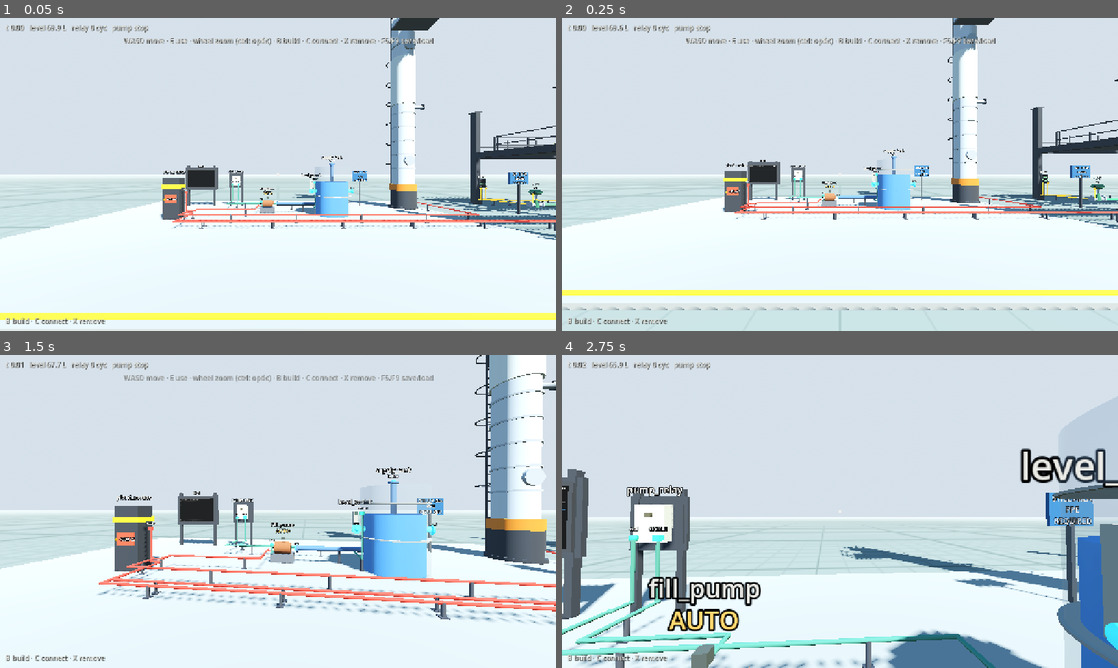
Above: before the commit, frames 1-4 (two rows, left to right).
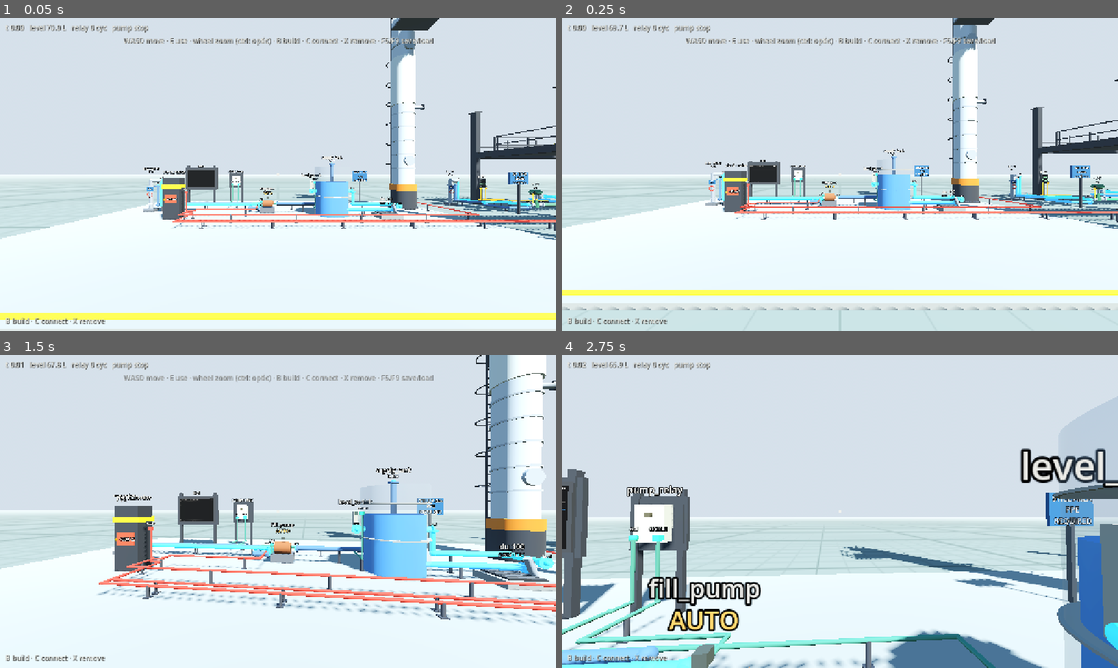
Above: after the commit, the same moments.

Repository: whharris917/flowstate
Game: Godot game, scene res://world/sandbox.tscn
Same seed, same stepped clock (60 frames per second), same inputs: the game is played once before the commit and once after it. Sound files missing from this copy of the repository are replaced by a short silence.
Inputs (mouse positions are in pixels of both pictures, inside the frame that each line leads up to):
- Up to frame 1 (0.05 s): no input
- Up to frame 2 (0.25 s): no input
- Up to frame 3 (1.5 s): move the mouse to (305, 511) at 0.52 s; hold Tab (catalog_page) 0.53-1.28 s; hold W (move_forward) from 0.53 s (still down); click (305, 511) at 0.67 s; tap E (interact) at 0.8, 1.35 s; move the mouse to (250, 511) at 1.27 s
- Up to frame 4 (2.75 s): keep holding W (move_forward); click (812, 511) at 1.55 s; move the mouse to (851, 505) at 2.02 s; press the mouse at (851, 505) at 2.03 s; tap Tab (catalog_page) at 2.3 s

The runs differ from the first frame. In frame 1, 1.2% of the frame differs, in the area x 8-100%, y 2-65%; in frame 2, 1.2%; in frame 3, 2.3%, in the area x 10-100%, y 2-76%; in frame 4, 1.2%.

Commit message:
Source and drain system: honest flow paths end to end
New kernel components in both kernels: Source (battery-limit utility
connection — unlimited availability, but everything drawn through it
is metered) and Drain (gravity drain that pulls up to its rate while
the vessel holds liquid, E toggles open/closed, totalizes). Tanks
gain an out_flow input so downstream equipment genuinely deducts.
Pumps gain suction and draw ports: they move only fluid they pull —
running against an empty vessel delivers nothing and accrues
dry_run_s seal wear. Control valves gain supply/draw the same way;
an empty header flows nothing at any command. Mass is conserved:
source total equals inventory gain plus drain total (tested), and
tank-to-tank transfer conserves exactly.

Both are placeable (EQUIPMENT page; catalogs rebalanced into five
build pages with a new INSTRUMENTS page). The commissioned starter
loop now pulls raw water from a B.L. station and drains through
du_100; the showcase gets bl_101/du_101 on the PID loop and
bl_201/du_201 on the batch unit, replacing every magic drain_lps
(the parameter survives for legacy graphs). Views: supply riser with
handwheel and live totalizer; curbed sump with grate that reddens
when closed. 73 Python tests pass; all four headless checks green
in both worlds with near-identical loop dynamics.

Co-Authored-By: Claude Fable 5 <noreply@anthropic.com>
Claude-Session: https://claude.ai/code/session_01LEpShB69R5sqJSsHUaRUU2

Diff:
--- a/game/components/asset_preview.gd
+++ b/game/components/asset_preview.gd
@@ -47,6 +47,14 @@
 				(node as ControlValveView).setup(record as SimControlValve)
 			"controller":
 				(node as PIDView).setup(record as SimPID)
+			"mains":
+				(node as MainsView).setup(record as SimMainsFeed)
+			"psu":
+				(node as PsuView).setup(record as SimPowerSupply)
+			"source":
+				(node as SourceView).setup(record as SimSource)
+			"drain":
+				(node as DrainView).setup(record as SimDrain)
 		node.set_meta("scratch_sim", scratch)
 	if node == null:
 		return null
--- /dev/null
+++ b/game/components/drain_view.gd
@@ -0,0 +1,43 @@
+class_name DrainView
+extends Node3D
+## Renders a SimDrain: a curbed floor sump with a grate, a standpipe
+## from the vessel side, and a live totalizer. E opens/closes it.
+
+var drain: SimDrain
+var _total: Label3D
+var _grate_mat: StandardMaterial3D
+
+
+func setup(drain_: SimDrain) -> void:
+	drain = drain_
+	var curb := ViewUtil.flat(Color(0.50, 0.50, 0.49))
+	ViewUtil.box(self, Vector3(0.9, 0.16, 0.9), Vector3(0, 0.08, 0), curb)
+	ViewUtil.box(self, Vector3(0.7, 0.04, 0.7), Vector3(0, 0.17, 0),
+		ViewUtil.flat(Color(0.12, 0.13, 0.14)))
+	_grate_mat = ViewUtil.flat(Color(0.30, 0.31, 0.33))
+	for i in range(5):
+		ViewUtil.box(self, Vector3(0.66, 0.03, 0.05),
+			Vector3(0, 0.19, -0.26 + i * 0.13), _grate_mat)
+	var stand := ViewUtil.cylinder(self, 0.07, 0.5, Vector3(0.38, 0.32, 0),
+		ViewUtil.flat(Color(0.55, 0.57, 0.60)))
+	stand.rotation_degrees = Vector3(0, 0, 20)
+	_total = ViewUtil.label(self, "", Vector3(0, 0.62, 0))
+	_total.font_size = 26
+	ViewUtil.label(self, drain.comp_name, Vector3(0, 0.80, 0))
+	ViewUtil.interact_body(self, Vector3(0.95, 0.5, 0.95), Vector3(0, 0.25, 0))
+
+
+func _process(_delta: float) -> void:
+	_total.text = "%s · Σ %.0f L" % ["OPEN" if drain.is_open else "CLOSED", drain.total_l]
+	_grate_mat.albedo_color = Color(0.30, 0.31, 0.33) if drain.is_open \
+		else Color(0.55, 0.25, 0.20)
+
+
+func describe() -> String:
+	return "%s — drain, %.1f L/s max (E opens/closes)\n%s · drawing %.2f L/s · total %.1f L" % [
+		drain.comp_name, drain.rate_lps, "OPEN" if drain.is_open else "CLOSED",
+		drain.draw.value, drain.total_l]
+
+
+func use() -> void:
+	drain.is_open = not drain.is_open
--- a/game/components/plant_factory.gd
+++ b/game/components/plant_factory.gd
@@ -8,16 +8,21 @@
 	{"type": "tank", "label": "Tank 100 L"},
 	{"type": "pump", "label": "Pump 4 L/s"},
 	{"type": "relay", "label": "Relay cabinet"},
+	{"type": "column", "label": "Distillation column"},
+	{"type": "source", "label": "Supply (battery limit)"},
+	{"type": "drain", "label": "Drain / sewer"},
+]
+
+const CATALOG_INSTRUMENTS: Array[Dictionary] = [
 	{"type": "gauge_level", "label": "Level gauge"},
 	{"type": "gauge_flow", "label": "Flow gauge"},
 	{"type": "gauge_dp", "label": "DP gauge"},
 	{"type": "gauge_press", "label": "Pressure gauge"},
-	{"type": "column", "label": "Distillation column"},
+	{"type": "controller", "label": "PID controller"},
 ]
 
 const CATALOG_CONTROL: Array[Dictionary] = [
 	{"type": "valve", "label": "Control valve"},
-	{"type": "controller", "label": "PID controller"},
 	{"type": "cabinet", "label": "Control cabinet"},
 	{"type": "mains", "label": "Mains feeder 480VAC"},
 	{"type": "psu", "label": "Power supply 24VDC"},
@@ -40,6 +45,8 @@
 	"cabinet": Vector3(1.4, 2.1, 0.75),
 	"mains": Vector3(0.85, 1.85, 0.65),
 	"psu": Vector3(0.65, 1.6, 0.45),
+	"source": Vector3(0.75, 1.9, 0.75),
+	"drain": Vector3(0.95, 0.5, 0.95),
 }
 const Y_OFFSETS := {
 	"tank": 0.0, "pump": 0.0, "relay": 1.5,
@@ -47,13 +54,14 @@
 	"gauge_press": 0.0, "column": 0.0,
 	"float_switch": 0.0, "air_cascade": 0.0,
 	"valve": 0.0, "controller": 0.0, "cabinet": 0.0,
-	"mains": 0.0, "psu": 0.0,
+	"mains": 0.0, "psu": 0.0, "source": 0.0, "drain": 0.0,
 }
 
 # Where each port's marker sits in the view's local space.
 const PORT_ANCHORS := {
 	"tank": {"in_flow": Vector3(0, 2.35, 0), "level": Vector3(0.95, 1.1, 0)},
 	"pump": {"run": Vector3(-0.3, 0.55, 0.25), "power": Vector3(-0.3, 0.25, -0.25),
+		"suction": Vector3(-0.42, 0.42, 0), "draw": Vector3(-0.42, 0.2, 0),
 		"flow": Vector3(0.42, 0.42, 0)},
 	"relay": {"coil": Vector3(-0.18, -0.22, 0.14), "contact": Vector3(0.18, -0.22, 0.14)},
 	"float_switch": {"level": Vector3(0, -0.22, 0.12), "contact": Vector3(0.14, 0.2, 0.1)},
@@ -62,7 +70,10 @@
 	"gauge_dp": {"process_a": Vector3(-0.12, 0.25, 0.1), "process_b": Vector3(0.12, 0.25, 0.1),
 		"signal": Vector3(0.2, 1.32, 0)},
 	"gauge_press": {"process": Vector3(0, 0.25, 0.1), "signal": Vector3(0.2, 1.32, 0)},
-	"valve": {"cmd": Vector3(-0.28, 0.85, 0.12), "flow": Vector3(0.36, 0.32, 0)},
+	"valve": {"cmd": Vector3(-0.28, 0.85, 0.12), "supply": Vector3(-0.38, 0.32, 0),
+		"draw": Vector3(-0.38, 0.15, 0), "flow": Vector3(0.36, 0.32, 0)},
+	"source": {"level": Vector3(0.5, 1.55, 0), "draw": Vector3(0.32, 1.3, 0)},
+	"drain": {"level": Vector3(0.45, 0.5, 0.2), "draw": Vector3(0.45, 0.3, -0.2)},
 	"controller": {"pv": Vector3(-0.16, 1.05, 0.12), "out": Vector3(0.16, 1.05, 0.12)},
 	"mains": {"power": Vector3(0.5, 1.1, 0)},
 	"psu": {"ac_in": Vector3(-0.32, 1.2, 0.1), "dc_out": Vector3(0.32, 1.2, 0.1)},
@@ -142,6 +153,10 @@
 			return sim.add(SimMainsFeed.new(name_, params.get("spec", "480VAC")))
 		"psu":
 			return sim.add(SimPowerSupply.new(name_))
+		"source":
+			return sim.add(SimSource.new(name_))
+		"drain":
+			return sim.add(SimDrain.new(name_, params.get("rate_lps", 1.0)))
 	push_error("unknown equipment type '%s'" % type_id)
 	return null
 
@@ -170,6 +185,10 @@
 			view = MainsView.new()
 		"psu":
 			view = PsuView.new()
+		"source":
+			view = SourceView.new()
+		"drain":
+			view = DrainView.new()
 		"air_cascade":
 			view = AsepticSuite.new()
 	if view == null:
--- /dev/null
+++ b/game/components/source_view.gd
@@ -0,0 +1,52 @@
+class_name SourceView
+extends Node3D
+## Renders a SimSource: a battery-limit supply station — riser with
+## flanges, isolation handwheel, BL plate, and a live totalizer of
+## everything drawn through it.
+
+var source: SimSource
+var _total: Label3D
+
+
+func setup(source_: SimSource) -> void:
+	source = source_
+	var steel := ViewUtil.flat(Color(0.55, 0.57, 0.60))
+	ViewUtil.box(self, Vector3(0.5, 0.12, 0.5), Vector3(0, 0.06, 0),
+		ViewUtil.flat(Color(0.34, 0.35, 0.37)))
+	ViewUtil.cylinder(self, 0.09, 1.5, Vector3(0, 0.85, 0), steel)
+	for flange_y: float in [0.35, 1.25]:
+		ViewUtil.cylinder(self, 0.15, 0.05, Vector3(0, flange_y, 0), steel)
+	var spout := ViewUtil.cylinder(self, 0.09, 0.5, Vector3(0.25, 1.55, 0), steel)
+	spout.rotation_degrees = Vector3(0, 0, 90)
+	# Isolation handwheel.
+	var wheel := MeshInstance3D.new()
+	var torus := TorusMesh.new()
+	torus.inner_radius = 0.10
+	torus.outer_radius = 0.14
+	wheel.mesh = torus
+	wheel.material_override = ViewUtil.flat(Color(0.75, 0.20, 0.15))
+	wheel.position = Vector3(0, 0.85, 0.14)
+	wheel.rotation_degrees = Vector3(90, 0, 0)
+	add_child(wheel)
+	ViewUtil.box(self, Vector3(0.36, 0.22, 0.04), Vector3(0, 1.15, 0.12),
+		ViewUtil.flat(Color(0.10, 0.32, 0.52)))
+	var plate := ViewUtil.label(self, "B.L.", Vector3(0, 1.15, 0.15))
+	plate.billboard = BaseMaterial3D.BILLBOARD_DISABLED
+	plate.font_size = 30
+	_total = ViewUtil.label(self, "", Vector3(0, 1.95, 0))
+	_total.font_size = 28
+	ViewUtil.label(self, source.comp_name, Vector3(0, 2.14, 0))
+	ViewUtil.interact_body(self, Vector3(0.7, 1.8, 0.7), Vector3(0, 0.9, 0))
+
+
+func _process(_delta: float) -> void:
+	_total.text = "Σ %.0f L" % source.total_l
+
+
+func describe() -> String:
+	return "%s — battery-limit supply\nunlimited · drawing %.2f L/s · total %.1f L" % [
+		source.comp_name, source.draw.value, source.total_l]
+
+
+func use() -> void:
+	pass
--- a/game/player/build_controller.gd
+++ b/game/player/build_controller.gd
@@ -76,8 +76,9 @@
 	icons = AssetIcons.new()
 	add_child(icons)
 	var all_types: Array = []
-	for entry: Dictionary in PlantFactory.CATALOG + StructureFactory.CATALOG \
-			+ StructureFactory.CATALOG_ROUTING + PlantFactory.CATALOG_CONTROL:
+	for entry: Dictionary in PlantFactory.CATALOG + PlantFactory.CATALOG_INSTRUMENTS \
+			+ StructureFactory.CATALOG + StructureFactory.CATALOG_ROUTING \
+			+ PlantFactory.CATALOG_CONTROL:
 		all_types.append(entry["type"])
 	icons.generate(all_types)  # fire and forget; cards fill in as renders land
 	menu = BuildMenu.new()
@@ -96,7 +97,7 @@
 	elif event.is_action_pressed("ui_cancel"):
 		_set_mode(Mode.NORMAL)
 	elif event.is_action_pressed("catalog_page") and mode == Mode.PLACE:
-		page = (page + 1) % 4
+		page = (page + 1) % 5
 		catalog_index = 0
 		_beam_anchor = Vector3.INF
 		_run_points.clear()
@@ -170,8 +171,9 @@
 			menu.visible = false
 			hud.set_mode_text("B build · C connect · X remove")
 		Mode.PLACE:
-			var page_names: Array[String] = ["EQUIPMENT", "STRUCTURE", "ROUTING & SIGNS", "CONTROL"]
-			menu.show_page("%s — Tab for %s" % [page_names[page], page_names[(page + 1) % 4]],
+			var page_names: Array[String] = ["EQUIPMENT", "INSTRUMENTS", "STRUCTURE",
+				"ROUTING & SIGNS", "CONTROL"]
+			menu.show_page("%s — Tab for %s" % [page_names[page], page_names[(page + 1) % 5]],
 				_catalog(), icons, catalog_index)
 			if _is_stretch():
 				var spec: Dictionary = StructureFactory.STRETCH[_current_type()]
@@ -505,14 +507,15 @@
 func _catalog() -> Array[Dictionary]:
 	match page:
 		0: return PlantFactory.CATALOG
-		1: return StructureFactory.CATALOG
-		2: return StructureFactory.CATALOG_ROUTING
+		1: return PlantFactory.CATALOG_INSTRUMENTS
+		2: return StructureFactory.CATALOG
+		3: return StructureFactory.CATALOG_ROUTING
 	return PlantFactory.CATALOG_CONTROL
 
 
-## Pages 0 and 3 place sim equipment; 1 and 2 place structure.
+## Pages 0, 1, and 4 place sim equipment; 2 and 3 place structure.
 func _is_equipment_page() -> bool:
-	return page == 0 or page == 3
+	return page in [0, 1, 4]
 
 
 func _current_type() -> String:
--- a/game/sim/sim_control_valve.gd
+++ b/game/sim/sim_control_valve.gd
@@ -1,16 +1,19 @@
 class_name SimControlValve
 extends SimComponent
 ## Air-actuated control valve: 0-100 % analog command through a
-## first-order positioner into flow (position/100 * cv_lps). Draws
-## from an unlimited supply main for now, like the pump. Mirrors
-## sim/components.py ControlValve.
+## first-order positioner into flow (position/100 * cv_lps). It passes
+## only what its supply offers: wire an upstream level in and draw
+## back — an empty header flows nothing no matter the command.
+## Mirrors sim/components.py ControlValve.
 
 var cv_lps: float
 var tau_s: float
 var position: float = 0.0   # percent, follows the command with a lag
 
 var cmd: SimInputPort
+var supply: SimInputPort
 var flow: SimOutputPort
+var draw: SimOutputPort
 
 
 func _init(name_: String, cv_lps_ := 6.0, tau_s_ := 1.0) -> void:
@@ -20,14 +23,18 @@
 	cv_lps = cv_lps_
 	tau_s = tau_s_
 	cmd = add_input("cmd", SimTypes.PortKind.SIGNAL_ANALOG)
+	supply = add_input("supply", SimTypes.PortKind.PROCESS_LEVEL)
 	flow = add_output("flow", SimTypes.PortKind.PROCESS_FLOW)
+	draw = add_output("draw", SimTypes.PortKind.PROCESS_FLOW)
 	add_observable("position", &"position")
 
 
 func tick(dt: float) -> void:
 	var target := clampf(cmd.value, 0.0, 100.0)
 	position += (target - position) * dt / tau_s
-	flow.value = position / 100.0 * cv_lps
+	var delivered := position / 100.0 * cv_lps if supply.value > 0.05 else 0.0
+	flow.value = delivered
+	draw.value = delivered
 
 
 func state_dict() -> Dictionary:
@@ -36,4 +43,3 @@
 
 func apply_state(state: Dictionary) -> void:
 	position = state.get("position", position)
-	flow.value = position / 100.0 * cv_lps
--- /dev/null
+++ b/game/sim/sim_drain.gd
@@ -0,0 +1,39 @@
+class_name SimDrain
+extends SimComponent
+## Gravity drain to sewer or recovery: pulls up to rate_lps whenever
+## the connected vessel holds liquid and the drain is open, metering
+## everything it swallows. Wire vessel level in and draw back to the
+## vessel's out_flow. Mirrors sim/components.py Drain.
+
+var rate_lps: float
+var is_open: bool = true
+var total_l: float = 0.0
+
+var level: SimInputPort
+var draw: SimOutputPort
+
+
+func _init(name_: String, rate_lps_ := 1.0) -> void:
+	super(name_)
+	assert(rate_lps_ > 0.0, "rate_lps must be positive")
+	rate_lps = rate_lps_
+	level = add_input("level", SimTypes.PortKind.PROCESS_LEVEL)
+	draw = add_output("draw", SimTypes.PortKind.PROCESS_FLOW)
+	add_observable("total_l", &"total_l")
+
+
+func tick(dt: float) -> void:
+	var rate := rate_lps if (is_open and level.value > 0.0) else 0.0
+	if dt > 0.0:
+		rate = minf(rate, level.value / dt)
+	draw.value = rate
+	total_l += rate * dt
+
+
+func state_dict() -> Dictionary:
+	return {"is_open": is_open, "total_l": total_l}
+
+
+func apply_state(state: Dictionary) -> void:
+	is_open = state.get("is_open", is_open)
+	total_l = state.get("total_l", total_l)
--- a/game/sim/sim_pump.gd
+++ b/game/sim/sim_pump.gd
@@ -11,10 +11,13 @@
 var mode: String = "auto"
 var running: bool = false
 var starts: int = 0
+var dry_run_s: float = 0.0
 
 var run: SimInputPort
 var power: SimInputPort
+var suction: SimInputPort
 var flow: SimOutputPort
+var draw: SimOutputPort
 
 
 func _init(name_: String, rated_lps_: float, mode_: String = "auto") -> void:
@@ -24,8 +27,11 @@
 	set_mode(mode_)
 	run = add_input("run", SimTypes.PortKind.SIGNAL_DISCRETE)
 	power = add_input("power", SimTypes.PortKind.POWER, "480VAC")
+	suction = add_input("suction", SimTypes.PortKind.PROCESS_LEVEL)
 	flow = add_output("flow", SimTypes.PortKind.PROCESS_FLOW)
+	draw = add_output("draw", SimTypes.PortKind.PROCESS_FLOW)
 	add_observable("starts", &"starts")
+	add_observable("dry_run_s", &"dry_run_s")
 
 
 func set_mode(mode_: String) -> void:
@@ -39,7 +45,7 @@
 	set_mode(MODES[(MODES.find(mode) + 1) % MODES.size()])
 
 
-func tick(_dt: float) -> void:
+func tick(dt: float) -> void:
 	var should_run: bool
 	if mode == "hand":
 		should_run = true
@@ -52,15 +58,22 @@
 	if should_run and not running:
 		starts += 1
 	running = should_run
-	flow.value = rated_lps if running else 0.0
+	# The motor can spin against an empty suction, but nothing moves
+	# and the seal wears.
+	var wet := suction.value > 0.05
+	if running and not wet:
+		dry_run_s += dt
+	var delivered := rated_lps if (running and wet) else 0.0
+	flow.value = delivered
+	draw.value = delivered
 
 
 func state_dict() -> Dictionary:
-	return {"mode": mode, "running": running, "starts": starts}
+	return {"mode": mode, "running": running, "starts": starts, "dry_run_s": dry_run_s}
 
 
 func apply_state(state: Dictionary) -> void:
 	mode = state.get("mode", mode)
 	running = state.get("running", running)
 	starts = int(state.get("starts", starts))
-	flow.value = rated_lps if running else 0.0
+	dry_run_s = state.get("dry_run_s", dry_run_s)
--- /dev/null
+++ b/game/sim/sim_source.gd
@@ -0,0 +1,34 @@
+class_name SimSource
+extends SimComponent
+## Battery-limit utility connection: the honest root of every flow
+## path, the way the mains feeder is for power. Availability is
+## unlimited — the wider utility system is off-plot — but everything
+## drawn through it is metered. Mirrors sim/components.py Source.
+
+const AVAILABLE_L := 1.0e9
+
+var total_l: float = 0.0
+
+var draw: SimInputPort
+var level: SimOutputPort
+
+
+func _init(name_: String) -> void:
+	super(name_)
+	draw = add_input("draw", SimTypes.PortKind.PROCESS_FLOW)
+	level = add_output("level", SimTypes.PortKind.PROCESS_LEVEL)
+	level.value = AVAILABLE_L
+	add_observable("total_l", &"total_l")
+
+
+func tick(dt: float) -> void:
+	total_l += draw.value * dt
+	level.value = AVAILABLE_L
+
+
+func state_dict() -> Dictionary:
+	return {"total_l": total_l}
+
+
+func apply_state(state: Dictionary) -> void:
+	total_l = state.get("total_l", total_l)
--- a/game/sim/sim_tank.gd
+++ b/game/sim/sim_tank.gd
@@ -11,6 +11,7 @@
 var ran_dry_ticks: int = 0
 
 var in_flow: SimInputPort
+var out_flow: SimInputPort
 var level: SimOutputPort
 
 
@@ -22,6 +23,7 @@
 	level_l = level_l_
 	drain_lps = drain_lps_
 	in_flow = add_input("in_flow", SimTypes.PortKind.PROCESS_FLOW)
+	out_flow = add_input("out_flow", SimTypes.PortKind.PROCESS_FLOW)
 	level = add_output("level", SimTypes.PortKind.PROCESS_LEVEL)
 	level.value = level_l
 	add_observable("overflowed_l", &"overflowed_l")
@@ -30,10 +32,12 @@
 
 func tick(dt: float) -> void:
 	var inflow := in_flow.value
-	# Can't drain more than the tank holds this tick.
+	# Demand: equipment drawing out (pumps, drains) plus the legacy
+	# constant-drain parameter. Can't remove more than it holds.
+	var demand := drain_lps + out_flow.value
 	var available := level_l + inflow * dt
-	var drained := minf(drain_lps * dt, available)
-	if drained < drain_lps * dt:
+	var drained := minf(demand * dt, available)
+	if drained < demand * dt - 1e-9:
 		ran_dry_ticks += 1
 	var new_level := level_l + inflow * dt - drained
 	if new_level > capacity_l:
--- a/game/world/plant.gd
+++ b/game/world/plant.gd
@@ -72,6 +72,12 @@
 	var pump2 := place_new("pump", _world(Vector3(6.0, 0.0, -1.0)), 0.0)
 	if pump2 == null or not remove_equipment(pump2.comp_name):
 		problems.append("place/remove pump failed")
+	var src_t := place_new("source", _world(Vector3(7.5, 0.0, 0.5)), 0.0)
+	var drn_t := place_new("drain", _world(Vector3(8.6, 0.0, 0.5)), 0.0)
+	if src_t == null or drn_t == null:
+		problems.append("place source/drain failed")
+	elif not remove_equipment(drn_t.comp_name) or not remove_equipment(src_t.comp_name):
+		problems.append("source/drain removal failed")
 	# Column: full duty from hot standby should settle the overhead near
 	# 40 kPa within a couple of minutes, read honestly by a press gauge.
 	var col := place_new("column", _world(Vector3(10.0, 0.0, 2.0)), 0.0) as SimColumn
@@ -292,6 +298,10 @@
 			(view as MainsView).setup(record as SimMainsFeed)
 		"psu":
 			(view as PsuView).setup(record as SimPowerSupply)
+		"source":
+			(view as SourceView).setup(record as SimSource)
+		"drain":
+			(view as DrainView).setup(record as SimDrain)
 		"air_cascade":
 			(view as AsepticSuite).setup(record as SimAirCascade)
 	PlantFactory.attach_port_markers(view, record, type_id)
@@ -863,7 +873,7 @@
 	switch = place("float_switch", "level_switch", {"low_l": 40.0, "high_l": 80.0},
 		_world(Vector3(1.55, 1.32, -2.0)), 0.0, true) as SimFloatSwitch
 	tank = place("tank", "supply_tank",
-		{"capacity_l": 100.0, "level_l": 70.0, "drain_lps": 1.5},
+		{"capacity_l": 100.0, "level_l": 70.0},
 		_world(Vector3(2.5, 0, -2.0)), 0.0, true) as SimTank
 	relay = place("relay", "pump_relay", {},
 		_world(Vector3(-2.5, 1.5, -4.74)) - Vector3(0, PlantFactory.Y_OFFSETS["relay"], 0),
@@ -871,9 +881,19 @@
 	pump = place("pump", "fill_pump", {"rated_lps": 4.0},
 		_world(Vector3(-0.5, 0, -2.6)), 0.0, true) as SimPump
 	place("mains", "plant_mains", {}, _world(Vector3(-4.4, 0, -1.2)), 0.0, true)
+	place("source", "raw_water", {}, _world(Vector3(-6.4, 0, -2.9)), 0.0, true)
+	place("drain", "du_100", {"rate_lps": 1.5}, _world(Vector3(4.7, 0, -1.4)), 0.0, true)
 	# Power first — nothing runs without a cable back to the feeder.
 	connect_equipment("plant_mains", "power", "fill_pump", "power",
 		[Vector3(-3.6, 0.3, -1.6), Vector3(-1.0, 0.3, -2.9)])
+	# The flow path is honest end to end: the pump pulls raw water from
+	# the battery limit, and the tank's consumption is a real drain.
+	connect_equipment("raw_water", "level", "fill_pump", "suction",
+		[Vector3(-5.6, 0.3, -3.1), Vector3(-1.2, 0.3, -3.1)])
+	connect_equipment("fill_pump", "draw", "raw_water", "draw",
+		[Vector3(-1.4, 0.3, -3.3), Vector3(-5.8, 0.3, -3.3)])
+	connect_equipment("supply_tank", "level", "du_100", "level")
+	connect_equipment("du_100", "draw", "supply_tank", "out_flow")
 	# Signal runs drop to the floor and run along it — the support rule
 	# applies to the commissioned loop too.
 	connect_equipment("supply_tank", "level", "level_switch", "level")
@@ -914,12 +934,18 @@
 
 func _self_check() -> void:
 	var check := Simulation.new(SIM_DT)
-	var c_tank := check.add(SimTank.new("t", 100.0, 70.0, 1.5)) as SimTank
+	var c_tank := check.add(SimTank.new("t", 100.0, 70.0)) as SimTank
 	var c_switch := check.add(SimFloatSwitch.new("s", 40.0, 80.0)) as SimFloatSwitch
 	var c_relay := check.add(SimRelay.new("r")) as SimRelay
 	var c_pump := check.add(SimPump.new("p", 4.0)) as SimPump
 	var c_mains := check.add(SimMainsFeed.new("m")) as SimMainsFeed
+	var c_src := check.add(SimSource.new("bl")) as SimSource
+	var c_drn := check.add(SimDrain.new("d", 1.5)) as SimDrain
 	check.connect_ports(c_mains, "power", c_pump, "power")
+	check.connect_ports(c_src, "level", c_pump, "suction")
+	check.connect_ports(c_pump, "draw", c_src, "draw")
+	check.connect_ports(c_tank, "level", c_drn, "level")
+	check.connect_ports(c_drn, "draw", c_tank, "out_flow")
 	check.connect_ports(c_tank, "level", c_switch, "level")
 	check.connect_ports(c_switch, "contact", c_relay, "coil")
 	check.connect_ports(c_relay, "contact", c_pump, "run")
@@ -944,6 +970,9 @@
 	var lt := check.add(SimGauge.new("lt", "level_kpa")) as SimGauge
 	var lic := check.add(SimPID.new("lic", 8.0, 1.5, 0.0, 15.0)) as SimPID
 	var lv := check.add(SimControlValve.new("lv", 6.0)) as SimControlValve
+	var supply := check.add(SimSource.new("bl")) as SimSource
+	check.connect_ports(supply, "level", lv, "supply")
+	check.connect_ports(lv, "draw", supply, "draw")
 	check.connect_ports(tank_, "level", lt, "process")
 	check.connect_ports(lt, "signal", lic, "pv")
 	check.connect_ports(lic, "out", lv, "cmd")
@@ -1155,6 +1184,8 @@
 		return {"kp": pid.kp, "ki": pid.ki, "kd": pid.kd, "sp": pid.sp}
 	if record is SimTerminal:
 		return {"kind": (record as SimTerminal).kind}
+	if record is SimDrain:
+		return {"rate_lps": (record as SimDrain).rate_lps}
 	return {}
 
 
--- a/game/world/showcase.gd
+++ b/game/world/showcase.gd
@@ -54,16 +54,25 @@
 	plant.place_structure("s_railing", "u100_rail_w", Vector3(14.05, 3.33, -3.9), PI / 2.0, 3.8)
 	plant.place_structure("s_stairs", "u100_stairs", Vector3(20.1, 0.0, -3.9), PI / 2.0)
 
-	# The loop: LV-101 fills FT-100 against a constant drain; LT-101
-	# reads the head, LIC-101 drives the valve. Settles at SP 15 kPa.
+	# The loop: LV-101 fills FT-100 from the battery-limit station
+	# against a real drain; LT-101 reads the head, LIC-101 drives the
+	# valve. Settles at SP 15 kPa, with every liter metered.
+	plant.place("source", "bl_101", {}, Vector3(11.0, 0.0, -5.6), 0.0, false)
 	plant.place("valve", "lv_101", {"cv_lps": 6.0}, Vector3(13.8, 0.0, -3.5), 0.0, false)
-	plant.place("tank", "ft_100", {"capacity_l": 200.0, "level_l": 40.0, "drain_lps": 2.5},
+	plant.place("tank", "ft_100", {"capacity_l": 200.0, "level_l": 40.0},
 		Vector3(17.0, 0.0, -3.5), 0.0, false)
+	plant.place("drain", "du_101", {"rate_lps": 2.5}, Vector3(17.0, 0.0, -6.1), 0.0, false)
 	plant.place("gauge_level", "lt_101", {}, Vector3(18.9, 0.0, -2.6), 0.0, false)
 	plant.place("controller", "lic_101", {"kp": 8.0, "ki": 1.5, "sp": 15.0},
 		Vector3(13.2, 0.0, -5.8), 0.0, false)
+	plant.connect_equipment("bl_101", "level", "lv_101", "supply",
+		[plant.to_local(Vector3(12.0, 0.3, -4.4))])
+	plant.connect_equipment("lv_101", "draw", "bl_101", "draw",
+		[plant.to_local(Vector3(12.2, 0.3, -4.6))])
 	plant.connect_equipment("lv_101", "flow", "ft_100", "in_flow",
 		[plant.to_local(Vector3(15.4, 0.3, -3.5))])
+	plant.connect_equipment("ft_100", "level", "du_101", "level")
+	plant.connect_equipment("du_101", "draw", "ft_100", "out_flow")
 	plant.connect_equipment("ft_100", "level", "lt_101", "process")
 	plant.connect_equipment("lt_101", "signal", "lic_101", "pv",
 		[plant.to_local(Vector3(18.9, 0.3, -5.4)), plant.to_local(Vector3(14.6, 0.3, -5.8))])
@@ -112,13 +121,22 @@
 	])
 	plc.set_timer_preset(0, 2.0)
 
-	# The batch tank and its feed pump, run from the cabinet.
-	plant.place("tank", "bt_200", {"capacity_l": 150.0, "level_l": 30.0, "drain_lps": 1.2},
+	# The batch tank and its feed pump, run from the cabinet, drawing
+	# from a dedicated battery-limit station and draining for real.
+	plant.place("source", "bl_201", {}, Vector3(13.4, 0.0, 9.8), 0.0, false)
+	plant.place("tank", "bt_200", {"capacity_l": 150.0, "level_l": 30.0},
 		Vector3(19.0, 0.0, 8.2), 0.0, false)
+	plant.place("drain", "du_201", {"rate_lps": 1.2}, Vector3(20.8, 0.0, 9.4), 0.0, false)
 	plant.place("float_switch", "ls_201", {"low_l": 40.0, "high_l": 110.0},
 		Vector3(17.6, 1.32, 8.2), 0.0, false)
 	plant.place("pump", "feed_pump", {"rated_lps": 3.0}, Vector3(15.4, 0.0, 8.4), 0.0, false)
 	plant.place("gauge_flow", "fi_201", {}, Vector3(16.6, 0.0, 9.6), 0.0, false)
+	plant.connect_equipment("bl_201", "level", "feed_pump", "suction",
+		[plant.to_local(Vector3(14.2, 0.3, 9.2))])
+	plant.connect_equipment("feed_pump", "draw", "bl_201", "draw",
+		[plant.to_local(Vector3(14.4, 0.3, 9.4))])
+	plant.connect_equipment("bt_200", "level", "du_201", "level")
+	plant.connect_equipment("du_201", "draw", "bt_200", "out_flow")
 	plant.connect_equipment("bt_200", "level", "ls_201", "level")
 	plant.connect_equipment("ls_201", "contact", t + "1", "in",
 		[plant.to_local(Vector3(17.3, 0.3, 7.2)), plant.to_local(Vector3(15.2, 0.3, 6.8))])
Not shown, added: game/components/drain_view.gd.uid
Not shown, added: game/components/source_view.gd.uid
Not shown, added: game/sim/sim_drain.gd.uid
Not shown, added: game/sim/sim_source.gd.uid
Not shown, added: game/world/showcase_probe.gd.uid
Not shown, changed: sim/components.py
Not shown, changed: tests/conftest.py
Not shown, changed: tests/test_build.py
Not shown, changed: tests/test_components.py
Not shown, changed: tests/test_control.py
Not shown, added: tests/test_flow_network.py
Not shown, changed: tests/test_historian.py
